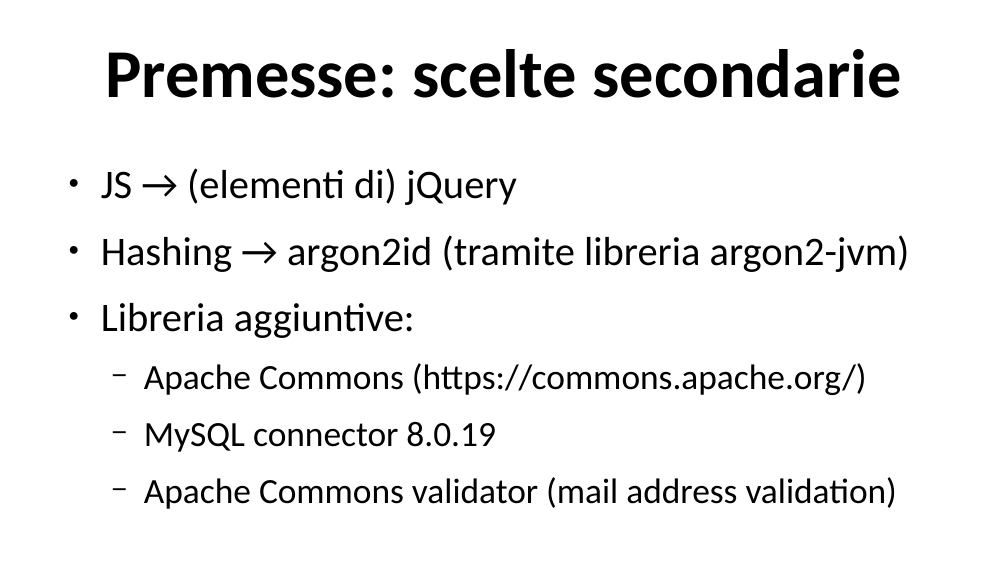
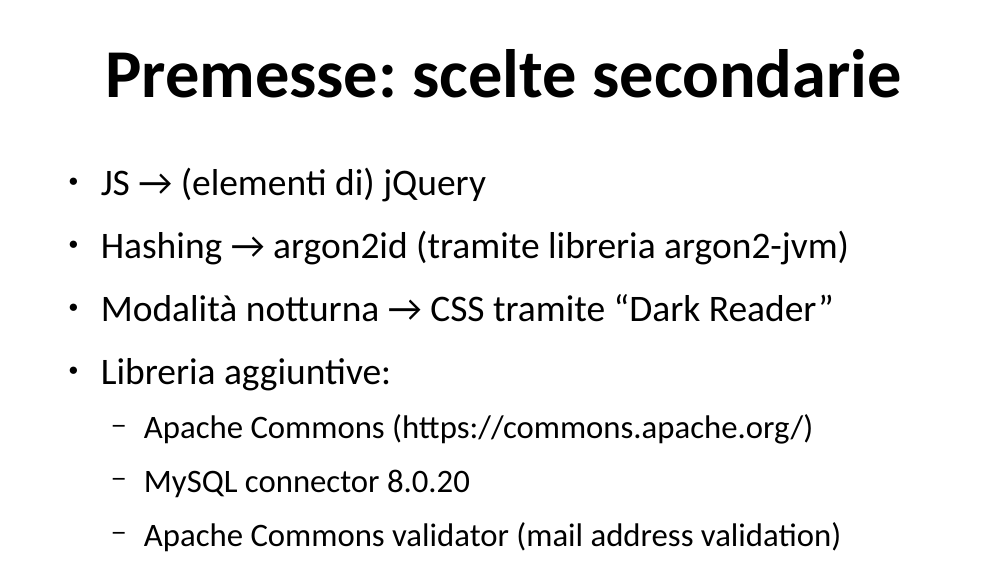
Before and after one commit to darklamp/progetto-tiw-alematte-2020, a slide deck: slide 3 of presentazione.odp. Drawn at 1008x567 pixels with LibreOffice and Linux fonts; fonts in the diff are those of the drawing. Boxes give left, top, right and bottom in pixels: in the first picture for what was removed or moved away, otherwise in the second. Text is boxed around its words. In the diff, an @@ line names an element or a change of style, - is before the commit and + after.

```diff
--- a/presentazione.odp
+++ b/presentazione.odp
@@ text at bbox=[101, 167, 849, 552]: size 31.9 to 29.5 pt in "JS → (elementi di) jQuery", "Hashing → argon2id (tramite libreria argon2-jvm)", "Libreria aggiuntive:"; size 27.9 to 25.8 pt in "Apache Commons (https://commons.apache.org/)", "Apache Commons validator (mail address validation)" @@
@@ text at bbox=[101, 294, 834, 322]: paragraph added @@
+● Modalità notturna → CSS tramite “Dark Reader”
@@ text at bbox=[144, 469, 470, 498]: text changed; size 27.9 to 25.8 pt @@
-  − MySQL connector 8.0.19
+  − MySQL connector 8.0.20
```
Also in this commit, not shown: 1 other slide changed, 5 slides added, 3 other files.
